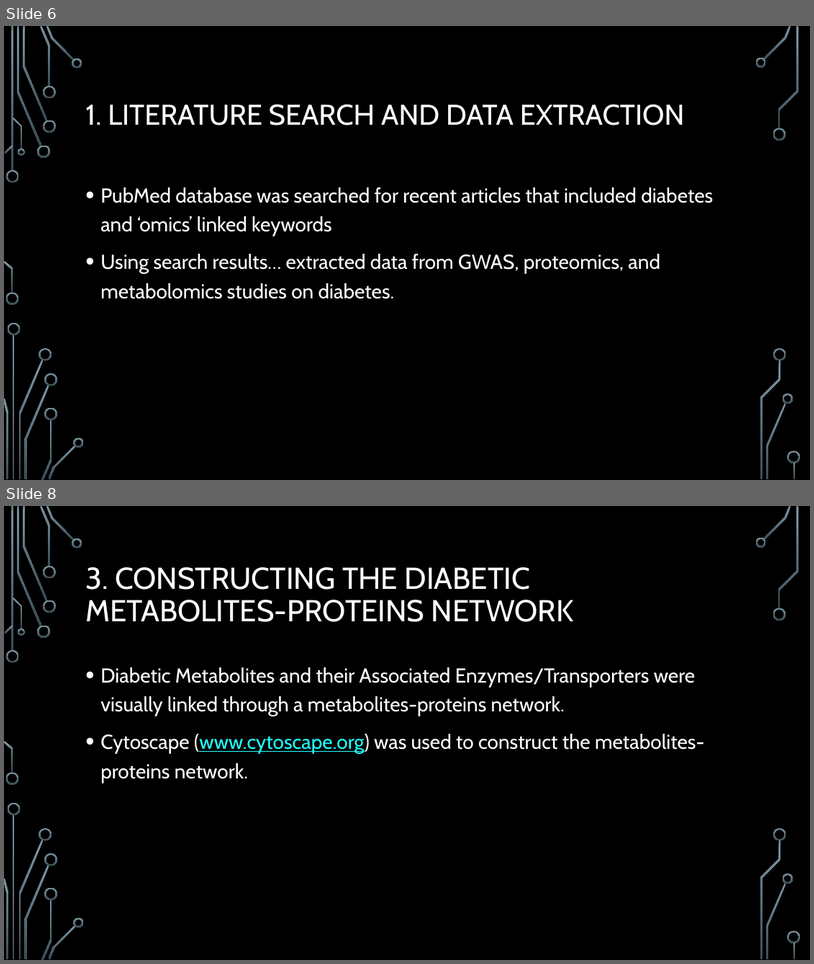
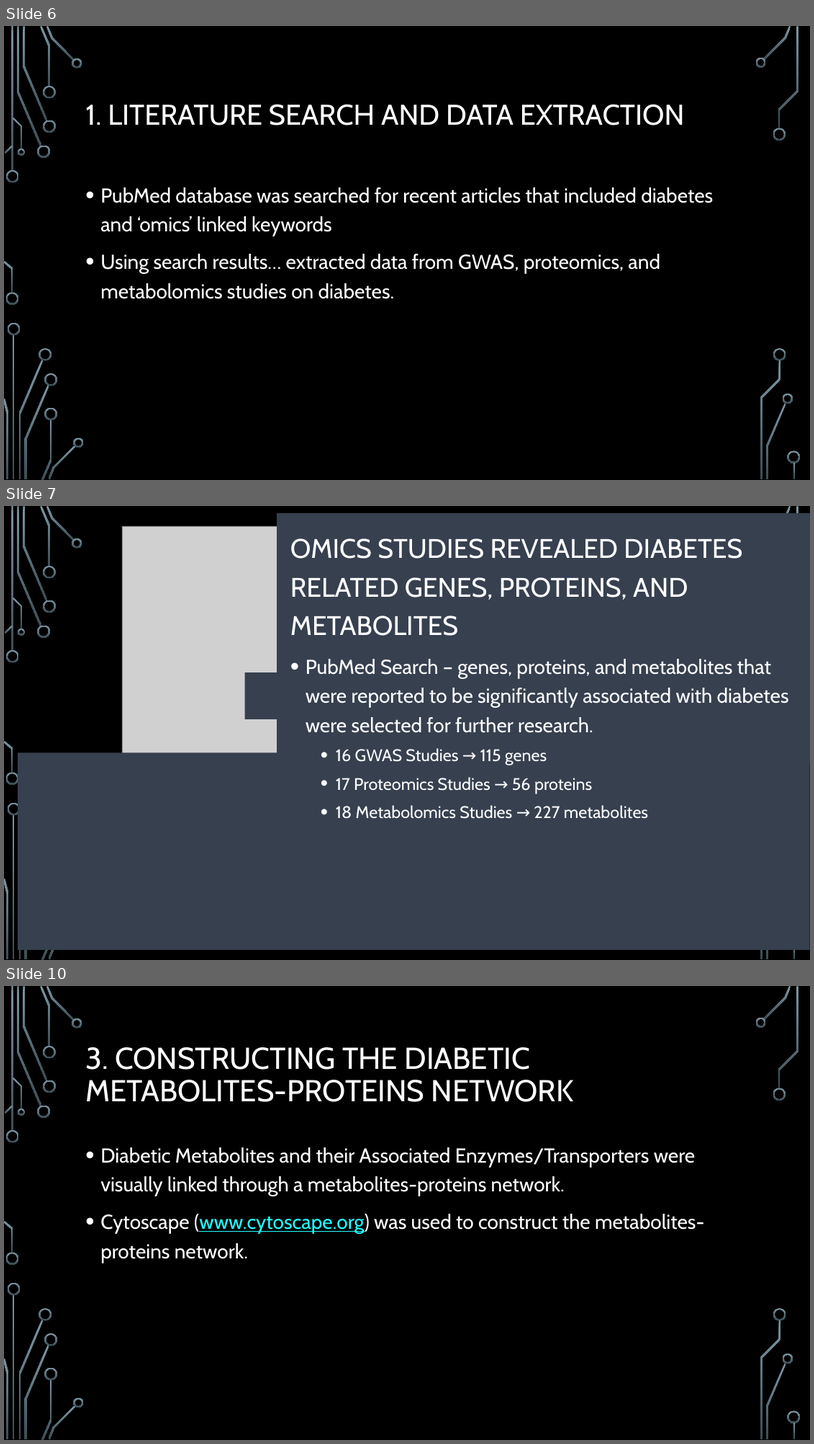
Before and after one commit to dtlehrer/repurp, a slide deck: KeyResources/Zhang_OmicsDataMining/Diabetes_2015/MethodsOverview_ZhangDiabetes.pptx. Shown one above the other, each under a label of ours: slides 6 and 8 before the commit, slides 6, 7 and 10 after it; the slides between them are not shown. The pictures are 814x964 and 814x1444 pixels, drawn with LibreOffice and Linux fonts; fonts in the diff are those of the drawing; grey boxes stand for pictures; background and template pictures are left out. Boxes give left, top, right and bottom in pixels: in the first picture for what was removed or moved away, otherwise in the second. Text is boxed around its words. In the diff, an @@ line names an element or a change of style, - is before the commit and + after.

```diff
--- a/KeyResources/Zhang_OmicsDataMining/Diabetes_2015/MethodsOverview_ZhangDiabetes.pptx
+++ b/KeyResources/Zhang_OmicsDataMining/Diabetes_2015/MethodsOverview_ZhangDiabetes.pptx
@@ slide 7 added at (x1=4, y1=506, x2=810, y2=960), background picture (left out); not listed: 27 template elements that a slide beside it also shows @@
@@ picture added at (x1=122, y1=526, x2=692, y2=937) @@
@@ rectangle added at (x1=278, y1=513, x2=810, y2=764), fill #36404F @@
@@ text added at (x1=291, y1=538, x2=790, y2=818), 24 pt, text #FFFFFF @@
+OMICS STUDIES REVEALED DIABETES RELATED GENES, PROTEINS, AND METABOLITES
+• PubMed Search – genes, proteins, and metabolites that were reported to be significantly associated with diabetes were selected for further research.
+  • 16 GWAS Studies → 115 genes
+  • 17 Proteomics Studies → 56 proteins
+  • 18 Metabolomics Studies → 227 metabolites
@@ title added at (x1=347, y1=538, x2=468, y2=557), 36 pt, text #000000 @@
+RESULTS
@@ rectangle added at (x1=244, y1=672, x2=810, y2=719), fill #36404F @@
@@ rectangle added at (x1=18, y1=753, x2=810, y2=950), fill #36404F @@
@@ what was slide 8 is now slide 10 @@
```
Also in this commit, not shown: 4 slides changed, 19 other slides added.
